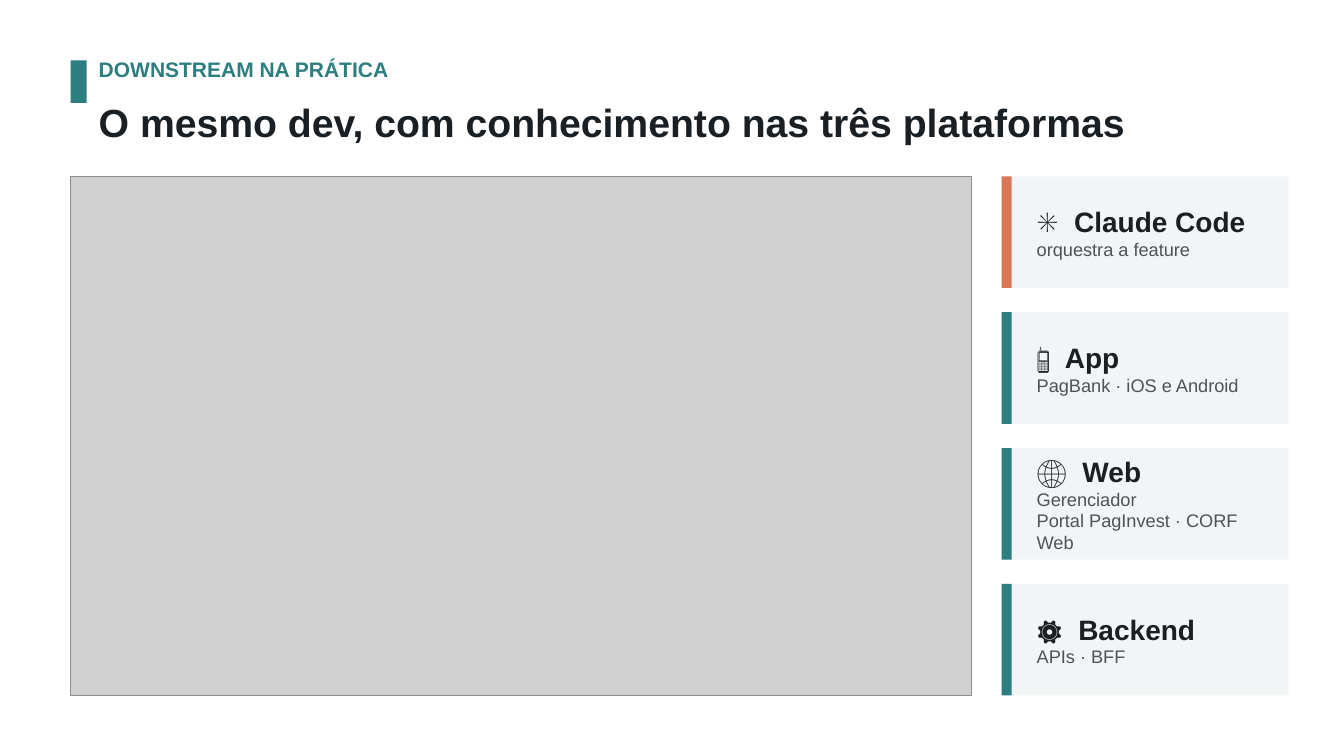
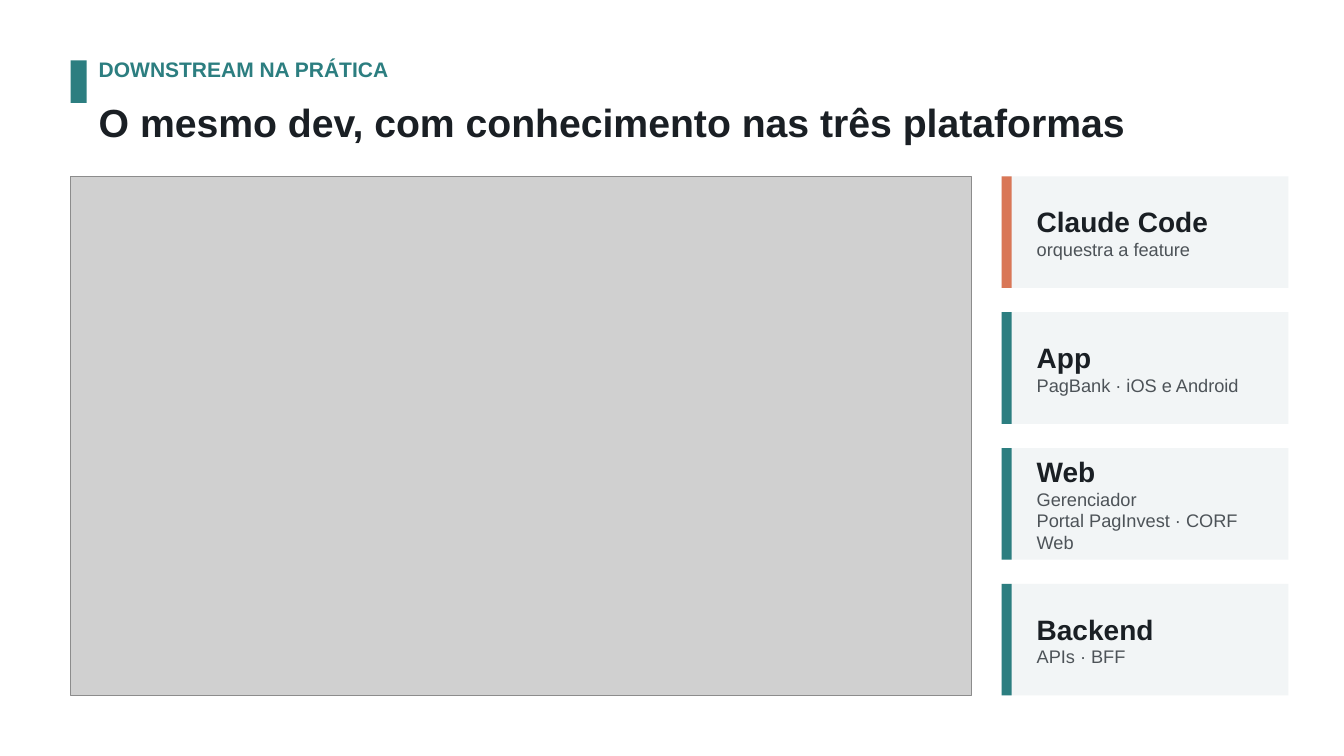
Before and after one commit to diegolirio/workflow-ai-first, a slide deck: slide 3 of builder.pptx. Drawn at 1344x756 pixels with LibreOffice and Linux fonts; fonts in the diff are those of the drawing; grey boxes stand for pictures; background and template pictures are left out. Boxes give left, top, right and bottom in pixels: in the first picture for what was removed or moved away, otherwise in the second. Text is boxed around its words. In the diff, an @@ line names an element or a change of style, - is before the commit and + after.

```diff
--- a/builder.pptx
+++ b/builder.pptx
@@ text at [1037,211,1208,233]: text changed @@
-✳ Claude Code
+Claude Code
@@ text at [1037,348,1091,373]: text changed @@
-📱 App
+App
@@ text at [1037,461,1096,483]: text changed @@
-🌐 Web
+Web
@@ text at [1037,619,1154,641]: text changed @@
-⚙️ Backend
+Backend
```
Also in this commit, not shown: 3 other slides changed, 3 slides added, 3 other files.
